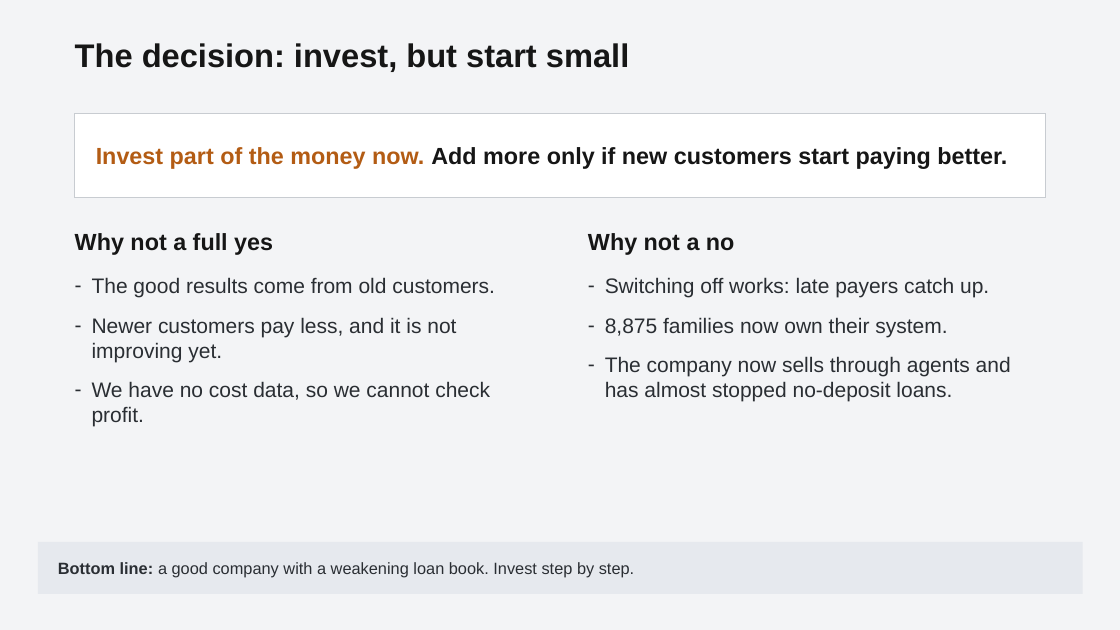
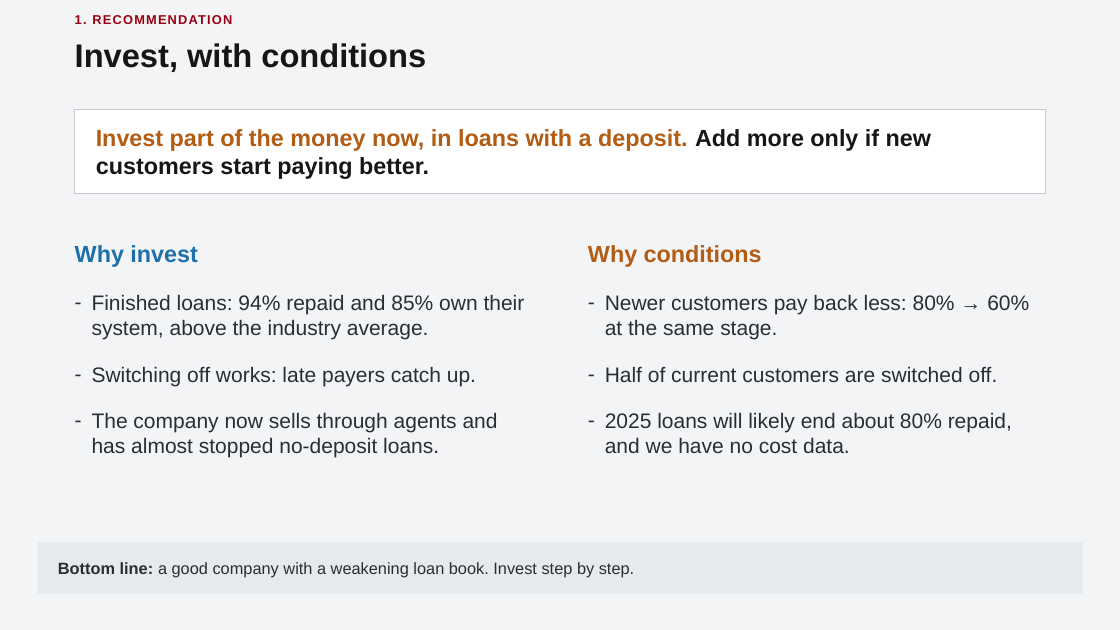
Before and after one commit to chilalaabubakar/EDA, a slide deck: slide 2 of case_study_5_paygo/Case_5_-_Decision_Briefing.pptx (slide 11 before the commit). Drawn at 1120x630 pixels with LibreOffice and Linux fonts; fonts in the diff are those of the drawing. Boxes give left, top, right and bottom in pixels: in the first picture for what was removed or moved away, otherwise in the second. Text is boxed around its words. In the diff, an @@ line names an element or a change of style, - is before the commit and + after.

```diff
--- a/case_study_5_paygo/Case_5_-_Decision_Briefing.pptx
+++ b/case_study_5_paygo/Case_5_-_Decision_Briefing.pptx
@@ text added at (75,15,232,24), 11 pt, text #990011, bold @@
+1. RECOMMENDATION
@@ text at (75,43,426,72): text changed @@
-The decision: invest, but start small
+Invest, with conditions
@@ rectangle: place and size @@
-rectangle at (75,113,1045,197)
+rectangle at (75,109,1045,193)
@@ text at (96,129,931,179): text changed; text colour #161616 to #B35C14 @@
-Invest part of the money now. Add more only if new customers start paying better.
+Invest part of the money now, in loans with a deposit. Add more only if new customers start paying better.
@@ text at (75,245,197,267): text changed; text colour #161616 to #1F6FA8 @@
-Why not a full yes
+Why invest
@@ text at (588,245,762,267): text changed; text colour #161616 to #B35C14 @@
-Why not a no
+Why conditions
@@ text at (92,294,525,458): text changed @@
-– The good results come from old customers.
-– Newer customers pay less, and it is not improving yet.
-– We have no cost data, so we cannot check profit.
+– Finished loans: 94% repaid and 85% own their system, above the industry average.
+– Switching off works: late payers catch up.
+– The company now sells through agents and has almost stopped no-deposit loans.
@@ text at (605,294,1029,453): text changed @@
-– Switching off works: late payers catch up.
-– 8,875 families now own their system.
-– The company now sells through agents and has almost stopped no-deposit loans.
+– Newer customers pay back less: 80% → 60% at the same stage.
+– Half of current customers are switched off.
+– 2025 loans will likely end about 80% repaid, and we have no cost data.
```
Also in this commit, not shown: 9 other slides changed, 1 slide added, 1 slide removed, 5 other files.
